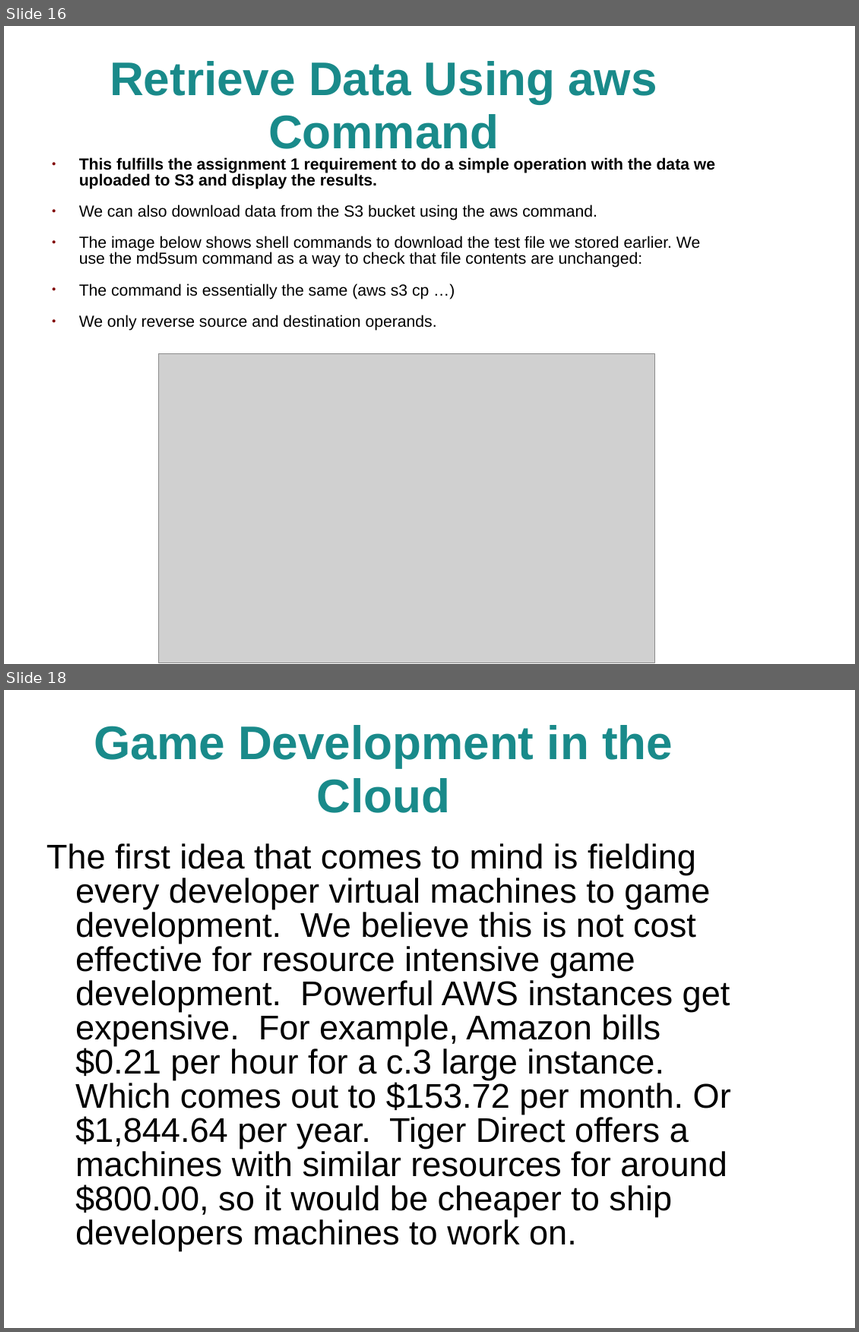
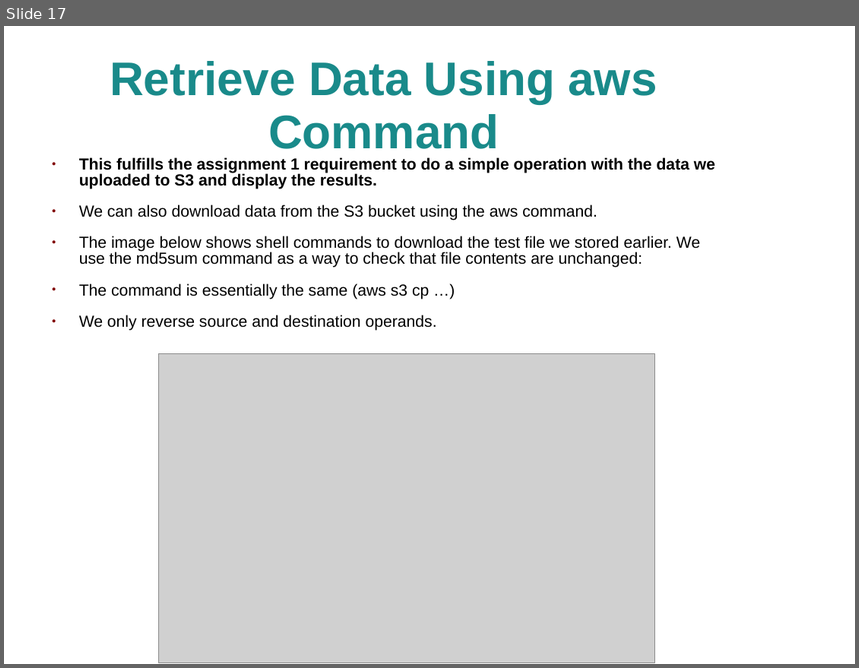
Before and after one commit to jhancock1975/cloud, a slide deck: assignment-1/assignment-1.ppt. Shown one above the other, each under a label of ours: slides 16 and 18 before the commit, slide 17 after it; the slides between them are not shown. The pictures are 859x1332 and 859x668 pixels, drawn with LibreOffice and Linux fonts; fonts in the diff are those of the drawing; grey boxes stand for pictures; background and template pictures are left out. Boxes give left, top, right and bottom in pixels: in the first picture for what was removed or moved away, otherwise in the second. Text is boxed around its words. In the diff, an @@ line names an element or a change of style, - is before the commit and + after.

```diff
--- a/assignment-1/assignment-1.ppt
+++ b/assignment-1/assignment-1.ppt
@@ slide 18 removed at [4, 690, 855, 1328], background picture (left out) @@
@@ title removed at [94, 725, 673, 813] @@
-Game Development in the Cloud
@@ text removed at [47, 844, 731, 1252] @@
-The first idea that comes to mind is fielding every developer virtual machines to game development. We believe this is not cost effective for resource intensive game development. Powerful AWS instances get expensive. For example, Amazon bills $0.21 per hour for a c.3 large instance. Which comes out to $153.72 per month. Or $1,844.64 per year. Tiger Direct offers a machines with similar resources for around $800.00, so it would be cheaper to ship developers machines to work on.
@@ what was slide 16 is now slide 17 @@
```
Also in this commit, not shown: 2 slides changed, 16 slides added, 4 other files.
